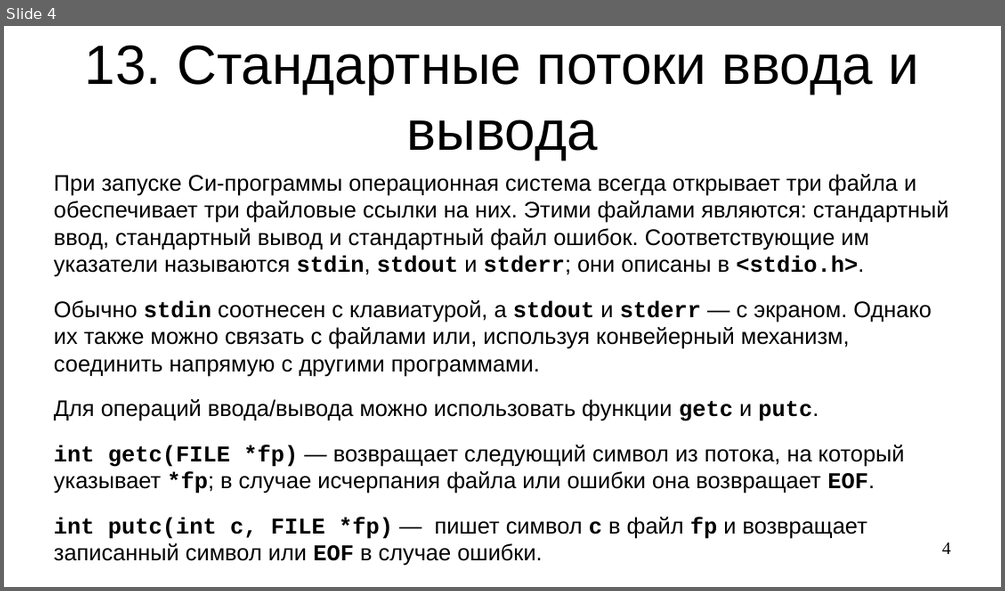
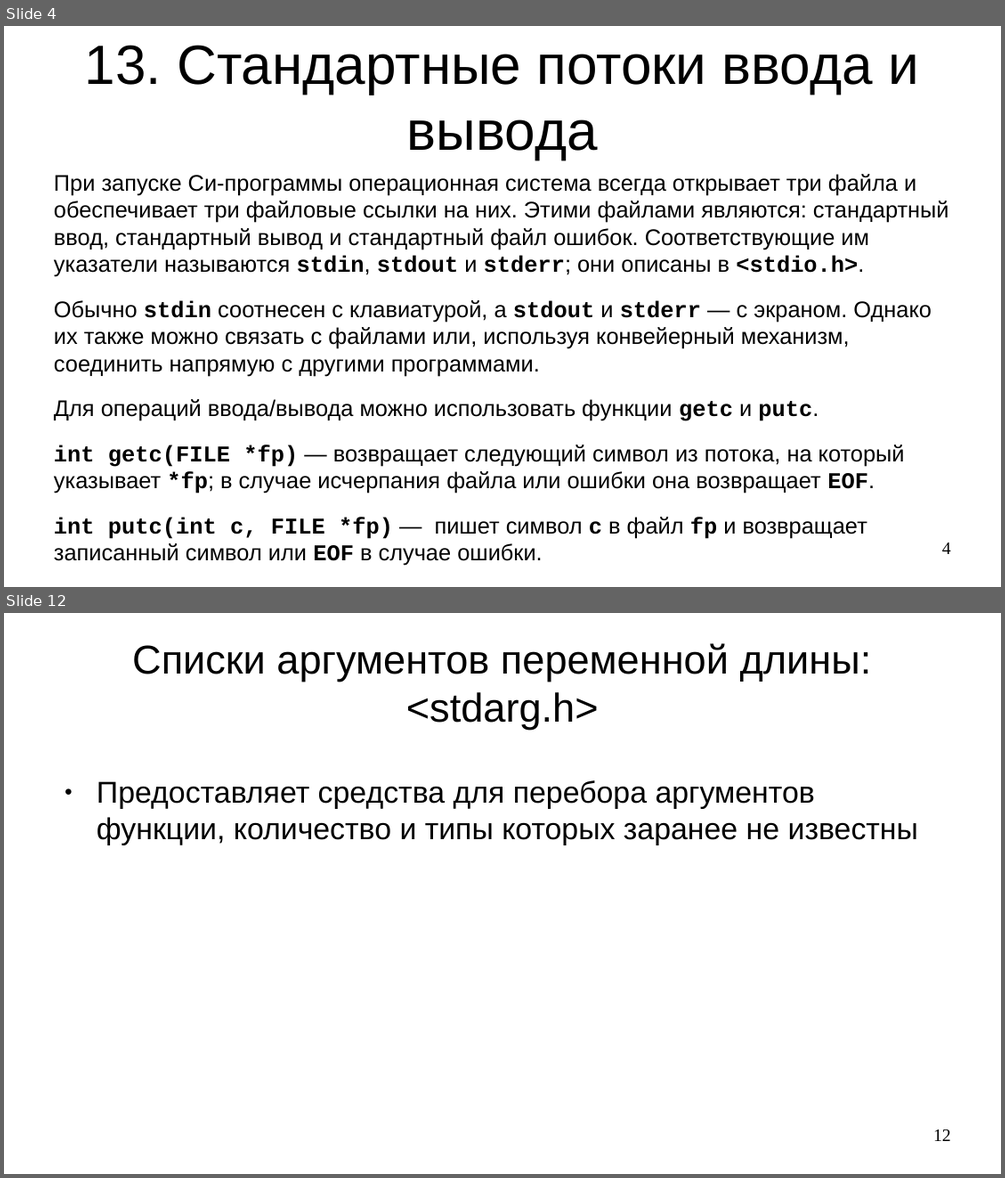
Before and after one commit to steelcraft/stud-lab, a slide deck: Лекции/CBCP01#L8.odp. Shown one above the other, each under a label of ours: slide 4 before the commit, slides 4 and 12 after it; the slides between them are not shown. The pictures are 1005x591 and 1005x1178 pixels, drawn with LibreOffice and Linux fonts; fonts in the diff are those of the drawing. Boxes give left, top, right and bottom in pixels: in the first picture for what was removed or moved away, otherwise in the second. Text is boxed around its words. In the diff, an @@ line names an element or a change of style, - is before the commit and + after.

```diff
--- a/Лекции/CBCP01#L8.odp
+++ b/Лекции/CBCP01#L8.odp
@@ slide 12 added at bbox=[4, 613, 1001, 1174], background #FFFFFF @@
@@ title added at bbox=[132, 643, 872, 730], 32 pt, text #000000 @@
+Списки аргументов переменной длины: <stdarg.h>
@@ text added at bbox=[97, 780, 918, 845], 24 pt, text #000000 @@
+● Предоставляет средства для перебора аргументов функции, количество и типы которых заранее не известны
@@ page number added at bbox=[933, 1129, 951, 1141], 14 pt, text #000000 @@
+12
```
Also in this commit, not shown: 1 slide changed, 8 other slides added.
